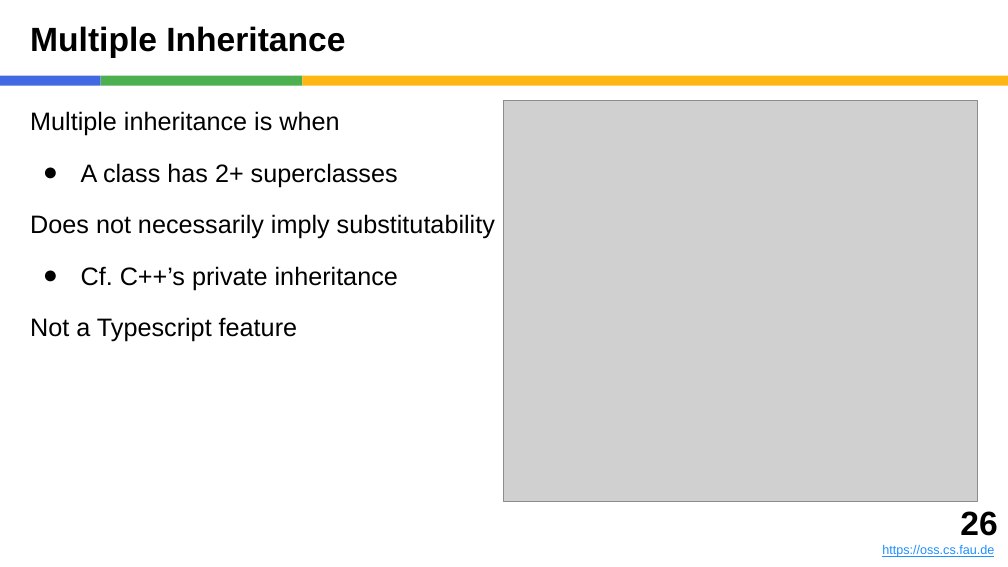
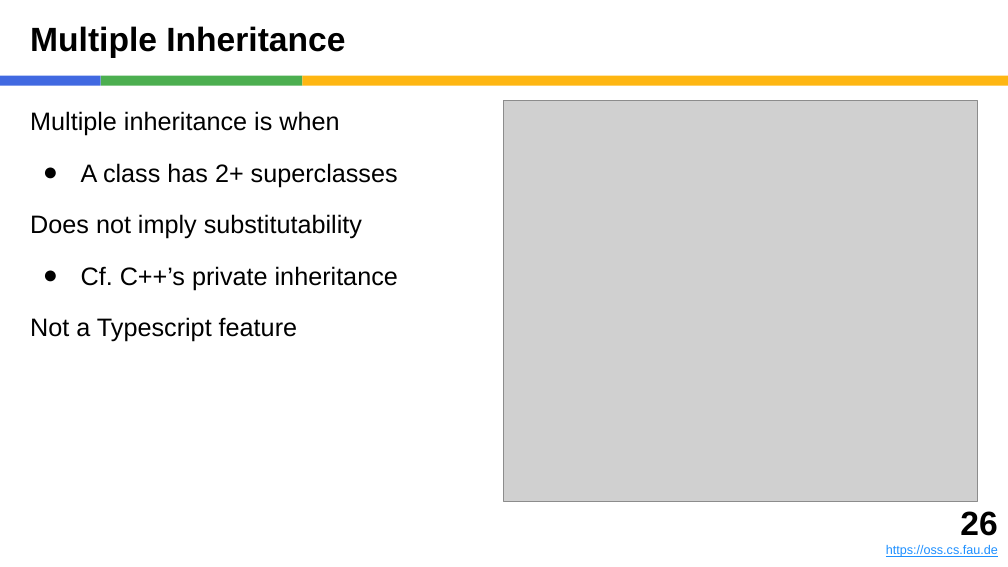
Before and after one commit to dirkriehle/adap-course, a slide deck: slide 26 of Lecture slides/ADAP B03 - Subtyping and Inheritance.pptx. Drawn at 1008x567 pixels with LibreOffice and Linux fonts; fonts in the diff are those of the drawing; grey boxes stand for pictures. Boxes give left, top, right and bottom in pixels: in the first picture for what was removed or moved away, otherwise in the second. Text is boxed around its words. In the diff, an @@ line names an element or a change of style, - is before the commit and + after.

```diff
--- a/Lecture slides/ADAP B03 - Subtyping and Inheritance.pptx
+++ b/Lecture slides/ADAP B03 - Subtyping and Inheritance.pptx
@@ text at (x1=30, y1=214, x2=362, y2=239): text changed @@
-Does not necessarily imply substitutability
+Does not imply substitutability
@@ text moved from (x1=882, y1=511, x2=997, y2=557) to (x1=886, y1=511, x2=998, y2=557) @@
```
Also in this commit, not shown: 4 other slides changed, 2 slides removed, 11 other files.
